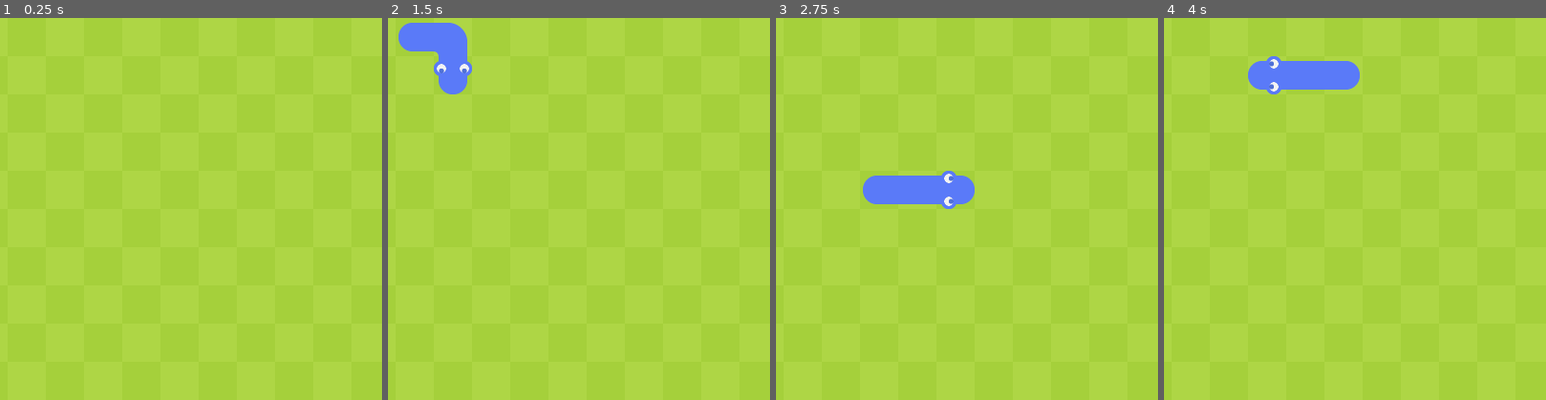
Above: before the commit, frames 1-4 (left to right).
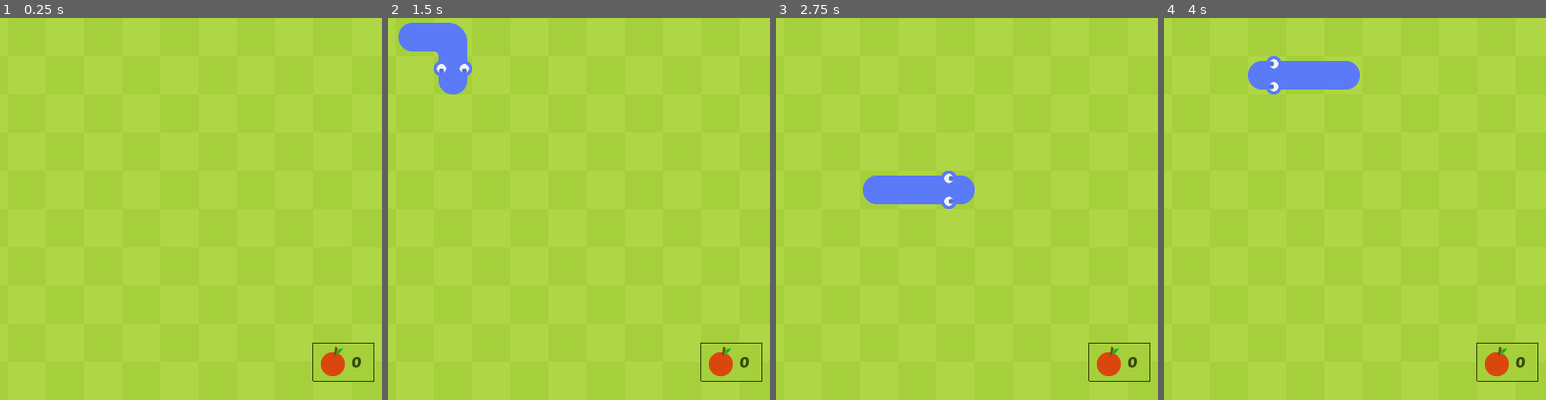
Above: after the commit, the same moments.

Repository: lolzkatXD/Snake
Game: Godot game, scene res://Main/Main.tscn
Same seed, same stepped clock (60 frames per second), same inputs: the game is played once before the commit and once after it. Before the commit the project has no main scene; this scene is started directly in both runs.
Inputs:
- Up to frame 1 (0.25 s): no input
- Up to frame 2 (1.5 s): hold Right (ui_right) 0.53-1.28 s; hold Down (ui_down) from 1.28 s (still down)
- Up to frame 3 (2.75 s): release Down (ui_down) at 2.03 s; hold Right (ui_right) from 2.03 s (still down)
- Up to frame 4 (4 s): release Right (ui_right) at 2.78 s; hold Up (ui_up) 2.78-3.53 s; hold Left (ui_left) from 3.53 s (still down)
The pictures show only the part of the screen within x 49-99%, y 50-100%; the shares and areas given below are measured in that part.

The runs differ from the first frame. In frame 1, 0.5% of the frame differs, in the area x 81-98%, y 85-96%; in frame 2, 0.5%; in frame 3, 0.5%; in frame 4, 0.5%.

Commit message:
adding score

Diff:
--- a/Main/Main.gd
+++ b/Main/Main.gd
@@ -121,6 +121,7 @@
 	if apple_position == snake_body[0]:
 		apple_position = place_apple()
 		add_apple = true
+		get_tree().call_group("ScoreGroup", "update_score", snake_body.size())
 
 func check_game_over():
 	var head = snake_body[0]
--- a/Main/Main.tscn
+++ b/Main/Main.tscn
@@ -1,9 +1,10 @@
-[gd_scene load_steps=6 format=2]
+[gd_scene load_steps=7 format=2]
 
 [ext_resource path="res://Assets/Graphics/Snake_spritesheet.png" type="Texture" id=1]
 [ext_resource path="res://Main/Main.gd" type="Script" id=2]
 [ext_resource path="res://Assets/Graphics/apple.png" type="Texture" id=3]
 [ext_resource path="res://Assets/Graphics/grass.png" type="Texture" id=4]
+[ext_resource path="res://Main/Score.tscn" type="PackedScene" id=5]
 
 [sub_resource type="TileSet" id=1]
 0/name = "Snake_spritesheet.png 0"
@@ -71,4 +72,6 @@
 wait_time = 0.2
 autostart = true
 
+[node name="Node" parent="." instance=ExtResource( 5 )]
+
 [connection signal="timeout" from="SnakeTick" to="." method="_on_SnakeTick_timeout"]
--- /dev/null
+++ b/Main/Score.gd
@@ -0,0 +1,17 @@
+extends Node2D
+
+onready var screen_size = get_viewport().size
+
+func _ready() -> void:
+	$Apple.position = Vector2(screen_size.x - 60, screen_size.y - 40)
+	$ScoreText.rect_position = Vector2(screen_size.x - 40, screen_size.y - 50)
+
+func update_score(snake_length):
+	$ScoreText.text = str(snake_length - 2)
+
+func _draw():
+	var score_width = $Apple.get_rect().size.x + $ScoreText.get_rect().size.x
+	var bg_rect = Rect2($Apple.position.x - 20, $Apple.position.y - 20, score_width - 16, 40)
+
+	draw_rect(bg_rect, Color8(166, 209, 60))
+	draw_rect(bg_rect, Color8(56, 74, 12), false)
--- /dev/null
+++ b/Main/Score.tscn
@@ -0,0 +1,26 @@
+[gd_scene load_steps=5 format=2]
+
+[ext_resource path="res://Assets/Font/PoetsenOne-Regular.ttf" type="DynamicFontData" id=1]
+[ext_resource path="res://Main/Score.gd" type="Script" id=2]
+[ext_resource path="res://Assets/Graphics/apple.png" type="Texture" id=3]
+
+[sub_resource type="DynamicFont" id=1]
+font_data = ExtResource( 1 )
+
+[node name="Score" type="Node2D" groups=[
+"ScoreGroup",
+]]
+script = ExtResource( 2 )
+
+[node name="Apple" type="Sprite" parent="."]
+texture = ExtResource( 3 )
+
+[node name="ScoreText" type="Label" parent="."]
+margin_right = 40.0
+margin_bottom = 14.0
+custom_fonts/font = SubResource( 1 )
+custom_colors/font_color = Color( 0.219608, 0.290196, 0.0470588, 1 )
+text = "0"
+__meta__ = {
+"_edit_use_anchors_": false
+}
--- a/project.godot
+++ b/project.godot
@@ -11,6 +11,7 @@
 [application]
 
 config/name="Snake"
+run/main_scene="res://Main/Main.tscn"
 config/icon="res://icon.png"
 
 [display]
